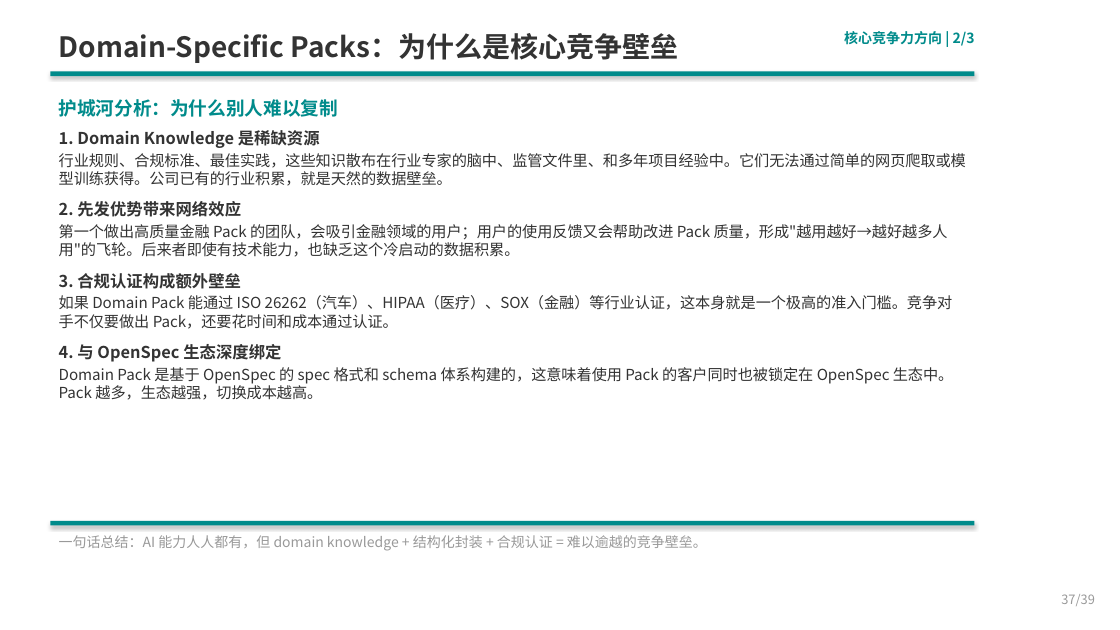
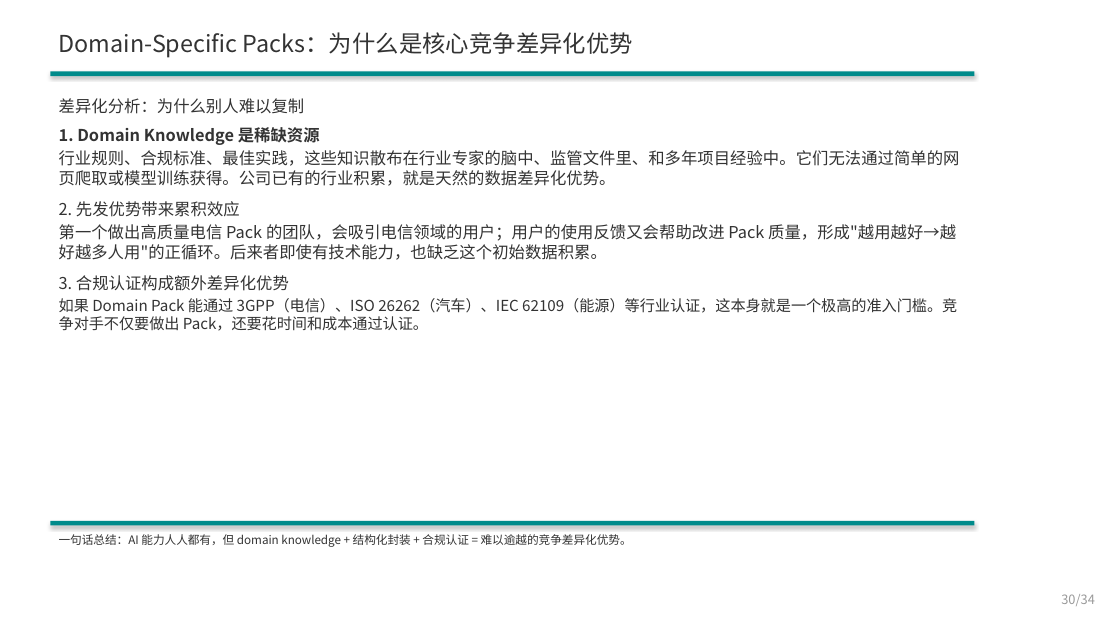
Before and after one commit to ZhifeiDou/OpenSpec_Modify, a slide deck: slide 37 of OpenSpec_技术研究汇报.pptx (slide 33 before the commit). Drawn at 1120x630 pixels with LibreOffice and Linux fonts; fonts in the diff are those of the drawing. Boxes give left, top, right and bottom in pixels: in the first picture for what was removed or moved away, otherwise in the second. Text is boxed around its words. In the diff, an @@ line names an element or a change of style, - is before the commit and + after.

```diff
--- a/OpenSpec_技术研究汇报.pptx
+++ b/OpenSpec_技术研究汇报.pptx
@@ text at [59,32,633,58]: text changed; size 24 to 20 pt; bold off @@
-Domain-Specific Packs：为什么是核心竞争壁垒
+Domain-Specific Packs：为什么是核心竞争差异化优势
@@ text removed at [844,31,975,46] @@
-核心竞争力方向 | 2/3
@@ text at [59,98,305,114]: text changed; size 16 to 14 pt; text colour #008B8B to #333333; bold off @@
-护城河分析：为什么别人难以复制
+差异化分析：为什么别人难以复制
@@ text at [59,150,960,331]: text changed; size 13 to 14 pt @@
-行业规则、合规标准、最佳实践，这些知识散布在行业专家的脑中、监管文件里、和多年项目经验中。它们无法通过简单的网页爬取或模型训练获得。公司已有的行业积累，就是天然的数据壁垒。
-2. 先发优势带来网络效应
-第一个做出高质量金融 Pack 的团队，会吸引金融领域的用户；用户的使用反馈又会帮助改进 Pack 质量，形成"越用越好→越好越多人用"的飞轮。后来者即使有技术能力，也缺乏这个冷启动的数据积累。
-3. 合规认证构成额外壁垒
-如果 Domain Pack 能通过 ISO 26262（汽车）、HIPAA（医疗）、SOX（金融）等行业认证，这本身就是一个极高的准入门槛。竞争对手不仅要做出 Pack，还要花时间和成本通过认证。
-4. 与 OpenSpec 生态深度绑定
-Domain Pack 是基于 OpenSpec 的 spec 格式和 schema 体系构建的，这意味着使用 Pack 的客户同时也被锁定在 OpenSpec 生态中。Pack 越多，生态越强，切换成本越高。
+行业规则、合规标准、最佳实践，这些知识散布在行业专家的脑中、监管文件里、和多年项目经验中。它们无法通过简单的网页爬取或模型训练获得。公司已有的行业积累，就是天然的数据差异化优势。
+2. 先发优势带来累积效应
+第一个做出高质量电信 Pack 的团队，会吸引电信领域的用户；用户的使用反馈又会帮助改进 Pack 质量，形成"越用越好→越好越多人用"的正循环。后来者即使有技术能力，也缺乏这个初始数据积累。
+3. 合规认证构成额外差异化优势
+如果 Domain Pack 能通过 3GPP（电信）、ISO 26262（汽车）、IEC 62109（能源）等行业认证，这本身就是一个极高的准入门槛。竞争对手不仅要做出 Pack，还要花时间和成本通过认证。
@@ text at [59,534,632,547]: text changed; size 12 to 10 pt; text colour #999999 to #333333 @@
-一句话总结：AI 能力人人都有，但 domain knowledge + 结构化封装 + 合规认证 = 难以逾越的竞争壁垒。
+一句话总结：AI 能力人人都有，但 domain knowledge + 结构化封装 + 合规认证 = 难以逾越的竞争差异化优势。
@@ text at [1061,594,1095,606]: text changed @@
-37/39
+30/34
```
Also in this commit, not shown: 23 other slides changed, 13 slides added, 11 slides removed.
